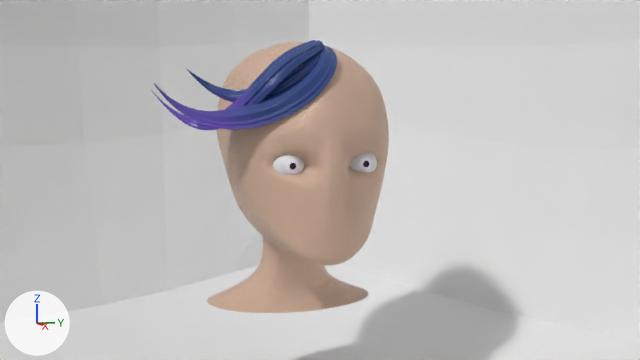
Two versions of the Blender file Моделирование сред и разработка приложений виртуальной и дополненной реальности/untitled.blend, one commit apart.
The view is the same before and after, from the file's camera 'Camera'. Every picture has the same lights, and +X, +Y and +Z are marked at lower left.

Before the edit, the objects in view are built like this:
```python
ob_head = bpy.data.objects.new('Head', me_cube)
ob_head.location = (0.0, 0.0, 0.89)
ob_nurbspath = bpy.data.objects.new('NurbsPath', cu_nurbspath)
ob_nurbspath.location = (1.23, 1.93, 2.42)
ob_nurbspath.rotation_euler = (0.0, 0.0, 1.571)  # degrees (0, 0, 90)
ob_nurbspath_002 = bpy.data.objects.new('NurbsPath.002', cu_nurbspath_002)
ob_nurbspath_002.location = (1.23, -1.93, 2.43)
ob_nurbspath_002.rotation_euler = (0.0, 0.0, 1.571)  # degrees (0, 0, 90)
ob_nurbspath_002.scale = (-1.0, 1.0, 1.0)
# also in view: 'Eyes' at (1.2, 0.0, 0.58); 'NurbsPath.001' at (0.72, -1.21, 1.83); 'Back plane' at (0.37, -0.43, 2.38)
```
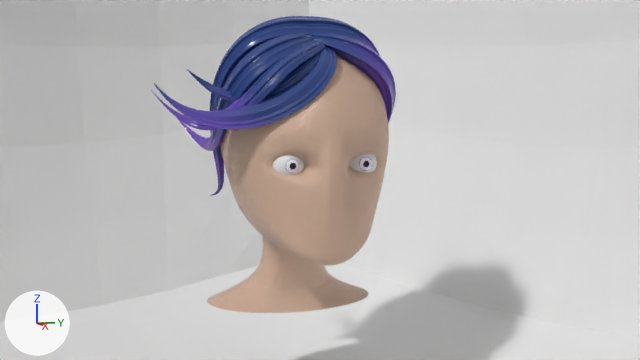
What changed in the scene script:
```text
Add cu_nurbspath_004:
    cu_nurbspath_004 = bpy.data.curves.new('NurbsPath.004', 'CURVE')
    cu_nurbspath_004.dimensions = '3D'
    _sp = cu_nurbspath_004.splines.new('NURBS'); _sp.points.add(4)
    _sp.points.foreach_set('co', [-1.382, 1.175, 0.281, 1.0, -1.7, -0.151, 0.761, 1.0, -3.099, -0.542, -0.18, 1.0, -3.291, 0.75, -2.22, 1.0, -3.735, 0.269, -2.076, 1.0])
    _sp.points.foreach_set('radius', [3.565, 1.798, 2.288, 1.0, 0.0325])
    _sp.points.foreach_set('tilt', [1.078, 1.043, 2.244, 0.0, 2.553])
    _sp.order_u = 5
    _sp.order_v = 0
    _sp.use_endpoint_u = True
    cu_nurbspath_004.materials.append(mat_hair)
    cu_nurbspath_004.use_path = True
    cu_nurbspath_004.bevel_mode = 'OBJECT'
    cu_nurbspath_004.fill_mode = 'FULL'
    cu_nurbspath_004.bevel_object = ob_hair_base_shape
Add cu_nurbspath_003:
    cu_nurbspath_003 = bpy.data.curves.new('NurbsPath.003', 'CURVE')
    cu_nurbspath_003.dimensions = '3D'
    _sp = cu_nurbspath_003.splines.new('NURBS'); _sp.points.add(4)
    _sp.points.foreach_set('co', [-1.434, 0.887, 0.183, 1.0, -2.018, -0.298, 0.341, 1.0, -3.099, -0.542, -0.18, 1.0, -3.291, 0.75, -2.22, 1.0, -4.464, 1.183, -0.663, 1.0])
    _sp.points.foreach_set('radius', [1.0, 5.289, 2.288, 1.0, 0.0325])
    _sp.points.foreach_set('tilt', [1.078, 1.043, 2.244, 0.0, 2.553])
    _sp.order_u = 5
    _sp.order_v = 0
    _sp.use_endpoint_u = True
    cu_nurbspath_003.materials.append(mat_hair)
    cu_nurbspath_003.use_path = True
    cu_nurbspath_003.bevel_mode = 'OBJECT'
    cu_nurbspath_003.fill_mode = 'FULL'
    cu_nurbspath_003.bevel_object = ob_hair_base_shape
Add ob_nurbspath_004:
    ob_nurbspath_004 = bpy.data.objects.new('NurbsPath.004', cu_nurbspath_004)
    ob_nurbspath_004.location = (2.04, -0.17, 2.53)
    ob_nurbspath_004.rotation_euler = (0.193, -0.187, 0.556)  # degrees (11, -11, 32)
    _m = ob_nurbspath_004.modifiers.new('Mirror', 'MIRROR')
    _m.use_axis = (False, True, False)
    _m.use_clip = True
    _m.mirror_object = ob_head
Add ob_nurbspath_003:
    ob_nurbspath_003 = bpy.data.objects.new('NurbsPath.003', cu_nurbspath_003)
    ob_nurbspath_003.location = (2.18, 0.57, 2.53)
    ob_nurbspath_003.rotation_euler = (0.193, -0.187, 0.858)  # degrees (11, -11, 49)
    _m = ob_nurbspath_003.modifiers.new('Mirror', 'MIRROR')
    _m.use_axis = (False, True, False)
    _m.use_clip = True
    _m.mirror_object = ob_head
```

Pixel boxes (x1, y1, x2, y2) of what changed, in the pictures (640 x 360 px):
'NurbsPath.003', added
    after: (177, 33, 396, 151)
'NurbsPath.004', added
    after: (210, 16, 380, 195)
